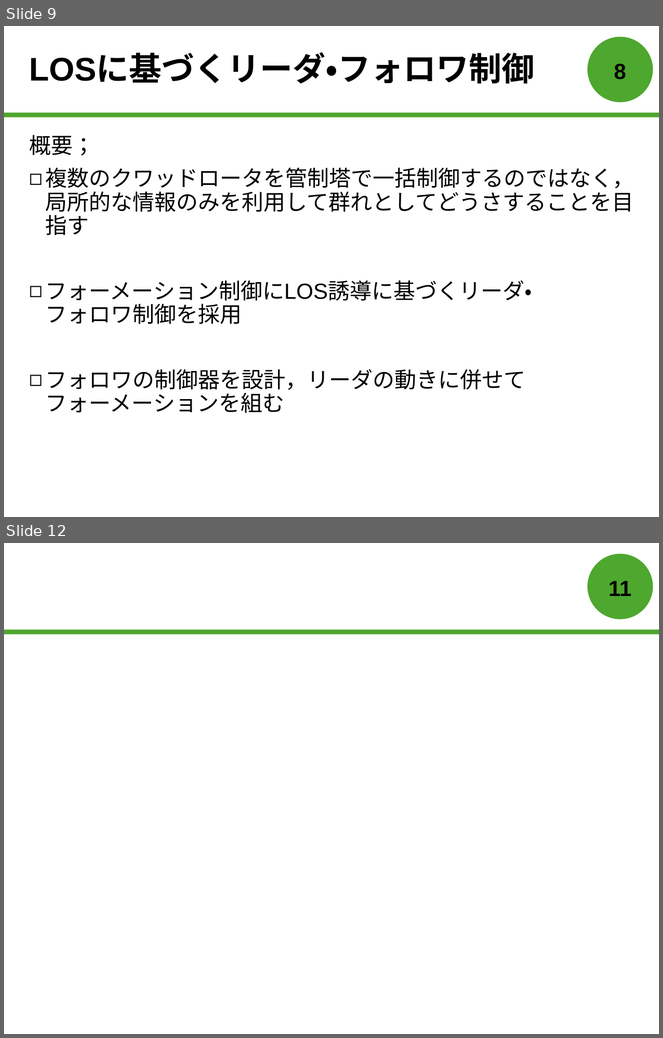
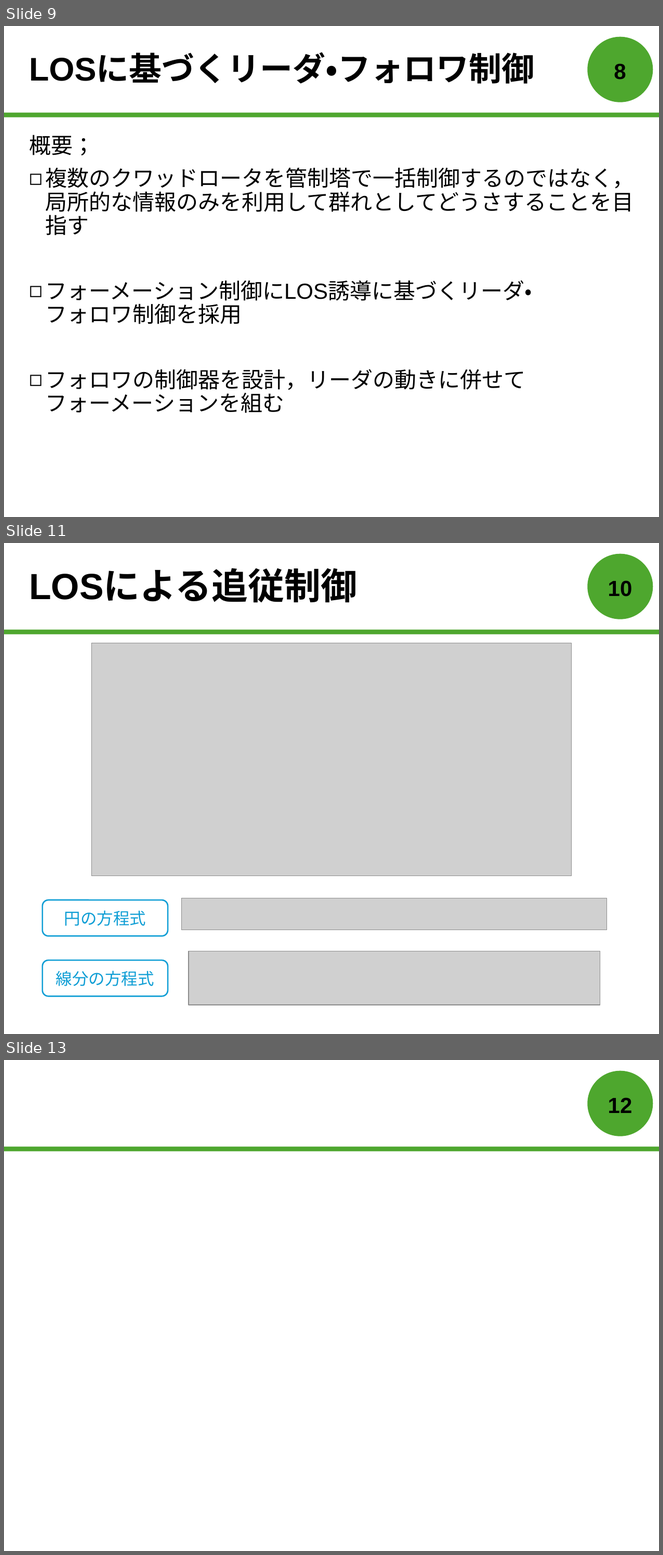
Before and after one commit to forest-book/MatlabLOSFormation, a slide deck: 森本皓斗.pptx. Shown one above the other, each under a label of ours: slides 9 and 12 before the commit, slides 9, 11 and 13 after it; the slides between them are not shown. The pictures are 663x1038 and 663x1555 pixels, drawn with LibreOffice and Linux fonts; fonts in the diff are those of the drawing; grey boxes stand for pictures. Boxes give left, top, right and bottom in pixels: in the first picture for what was removed or moved away, otherwise in the second. Text is boxed around its words. In the diff, an @@ line names an element or a change of style, - is before the commit and + after.

```diff
--- a/森本皓斗.pptx
+++ b/森本皓斗.pptx
@@ slide 11 added at bbox=[4, 543, 659, 1034], background #FFFFFF; not listed: 2 template elements that a slide beside it also shows @@
@@ title added at bbox=[29, 570, 357, 603], 40 pt, text #000000, bold @@
+LOSによる追従制御
@@ page number added at bbox=[608, 580, 633, 597], 24 pt, text #000000, bold @@
+10
@@ picture added at bbox=[92, 643, 571, 876] @@
@@ rounded rectangle added at bbox=[42, 900, 168, 936], fill #FFFFFF, outline #0F9ED5 1.5 pt, 18 pt, text #0F9ED5 @@
+円の方程式
@@ picture added at bbox=[181, 899, 607, 930] @@
@@ rounded rectangle added at bbox=[42, 961, 168, 996], fill #FFFFFF, outline #0F9ED5 1.5 pt, 18 pt, text #0F9ED5 @@
+線分の方程式
@@ picture added at bbox=[189, 952, 600, 1006] @@
@@ what was slide 12 is now slide 13 @@
@@ page number at bbox=[608, 1097, 633, 1113]: text changed @@
-11
+12
```
Also in this commit, not shown: 6 other slides added, 2 slides removed.
